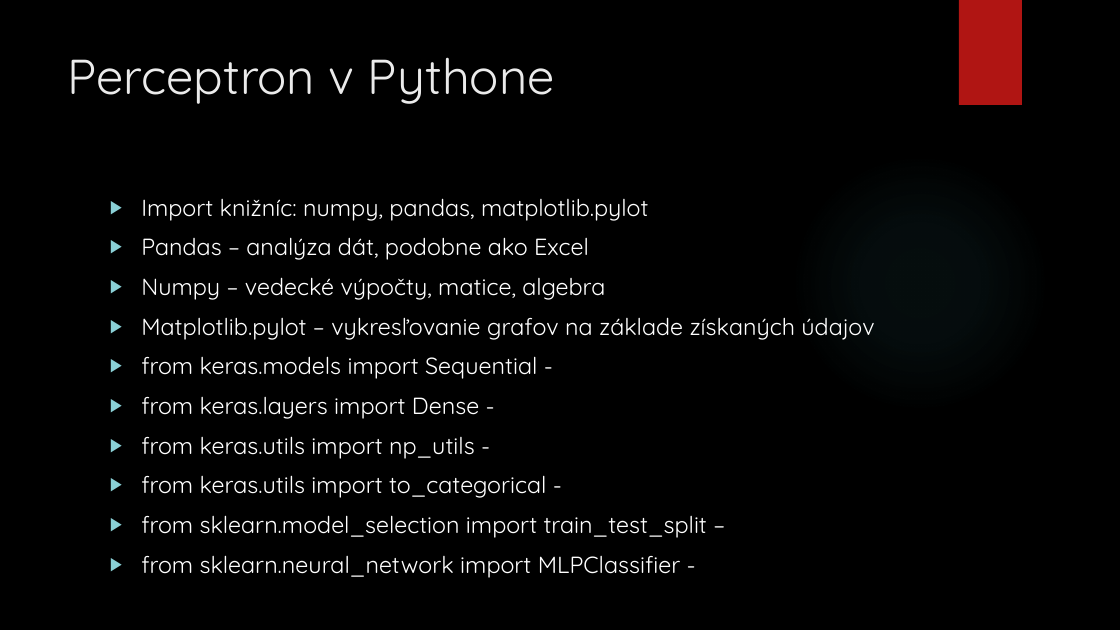
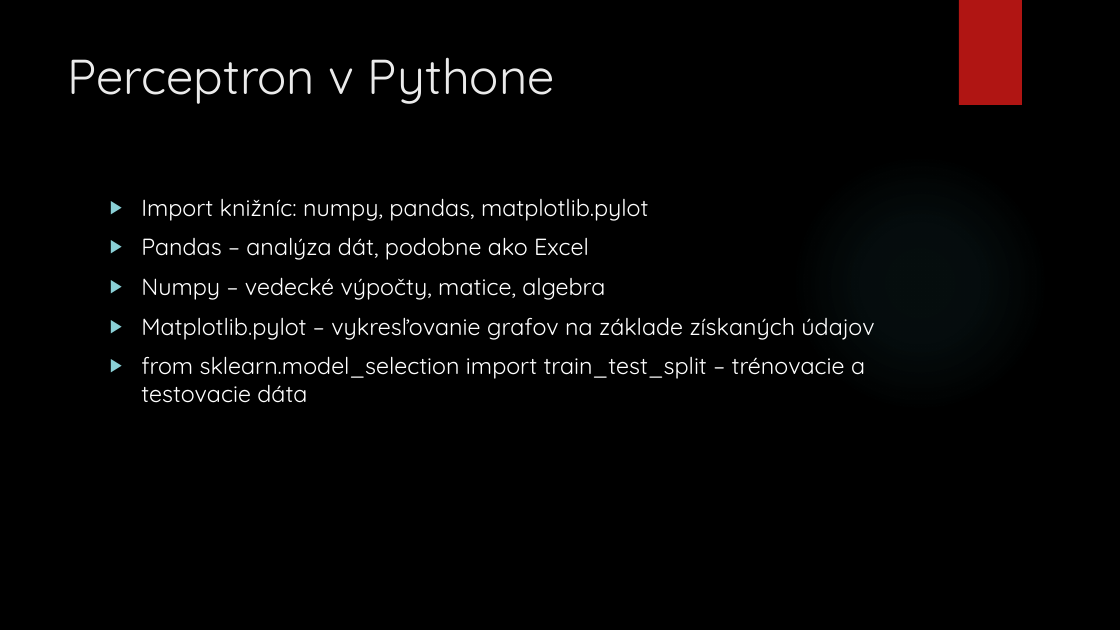
Before and after one commit to georgeob/Centes_NS2020, a slide deck: slide 3 of projekt_Centes.pptx (slide 5 before the commit). Drawn at 1120x630 pixels with LibreOffice and Linux fonts; fonts in the diff are those of the drawing; background and template pictures are left out. Boxes give left, top, right and bottom in pixels: in the first picture for what was removed or moved away, otherwise in the second. Text is boxed around its words. In the diff, an @@ line names an element or a change of style, - is before the commit and + after.

```diff
--- a/projekt_Centes.pptx
+++ b/projekt_Centes.pptx
@@ text at <box>141,356,865,403</box>: text changed @@
-▶ from keras.models import Sequential -
-▶ from keras.layers import Dense -
-▶ from keras.utils import np_utils -
-▶ from keras.utils import to_categorical -
-▶ from sklearn.model_selection import train_test_split –
-▶ from sklearn.neural_network import MLPClassifier -
+▶ from sklearn.model_selection import train_test_split – trénovacie a testovacie dáta
```
Also in this commit, not shown: 3 other slides changed, 6 slides added, 2 slides removed.
